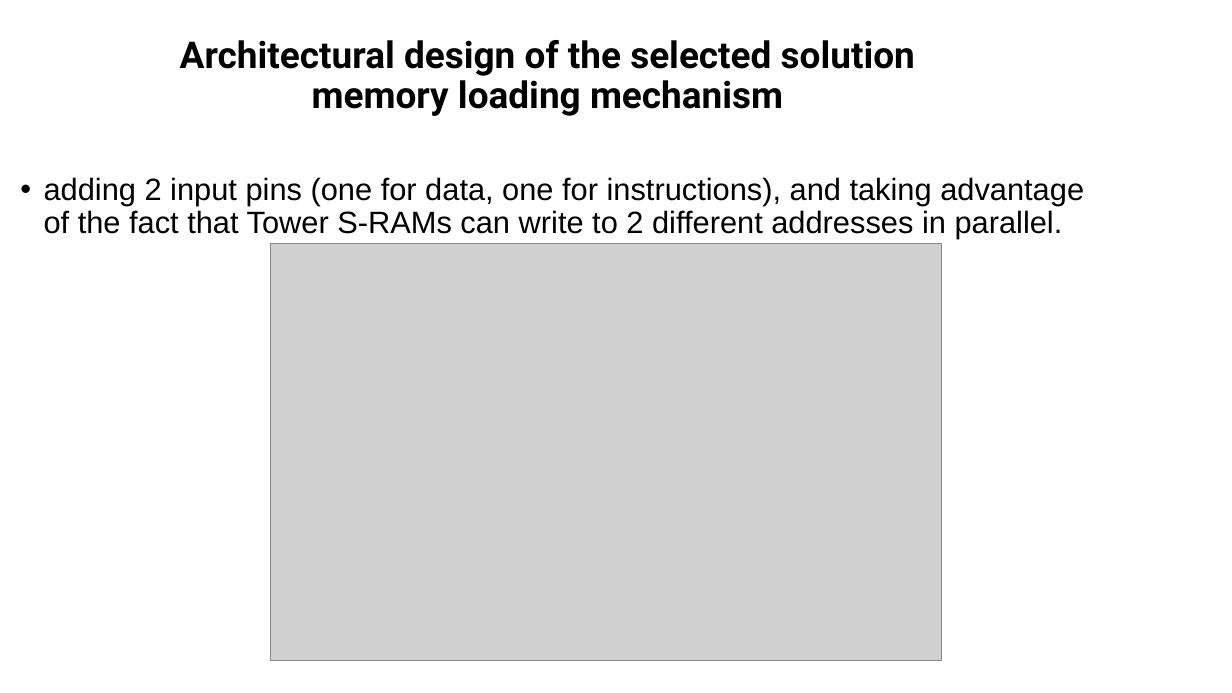
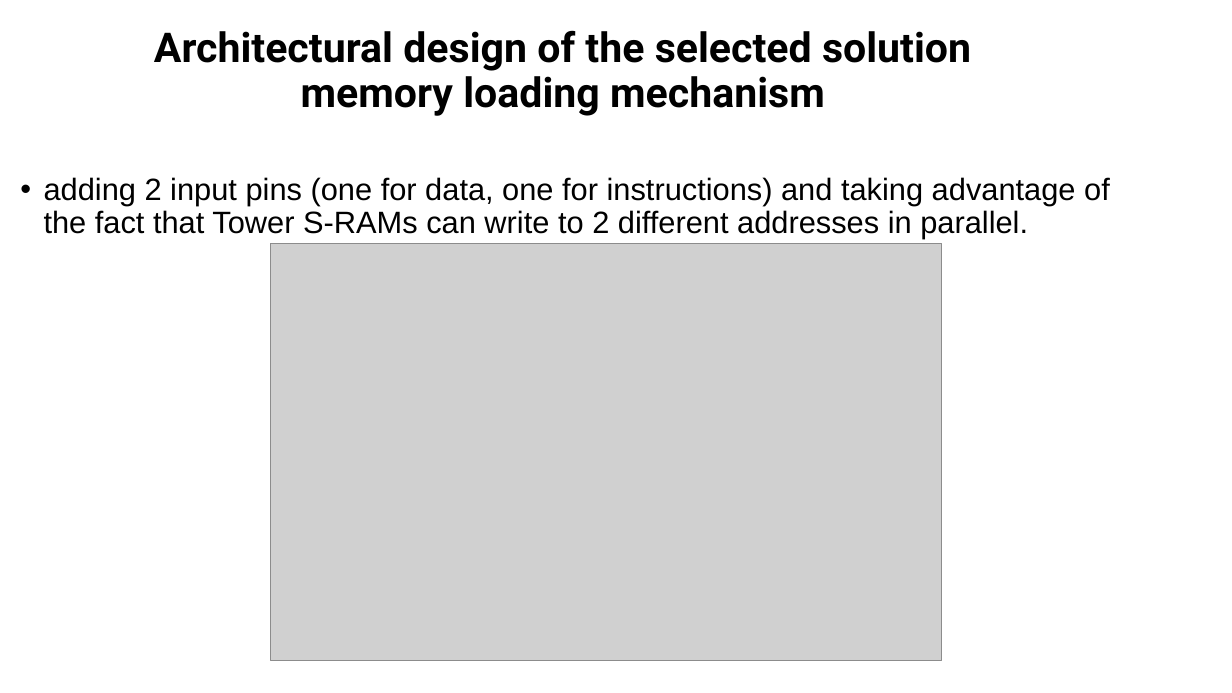
Before and after one commit to muhammad0bi/044169_project_B, a slide deck: slide 11 of Presintaions and Reports/Final presentaion VLSI project 7880.pptx. Drawn at 1232x693 pixels with LibreOffice and Linux fonts; fonts in the diff are those of the drawing; grey boxes stand for pictures. Boxes give left, top, right and bottom in pixels: in the first picture for what was removed or moved away, otherwise in the second. Text is boxed around its words. In the diff, an @@ line names an element or a change of style, - is before the commit and + after.

```diff
--- a/Presintaions and Reports/Final presentaion VLSI project 7880.pptx
+++ b/Presintaions and Reports/Final presentaion VLSI project 7880.pptx
@@ title "Architectural design of the selected ...": place and size @@
-title "Architectural design of the selected ..." at (180, 40, 915, 116)
+title "Architectural design of the selected ..." at (154, 30, 971, 116)
@@ title "Architectural design of the selected ..." at (154, 30, 971, 116): size 28.8 to 32 pt @@
@@ text at (44, 177, 1110, 239): text changed @@
-• adding 2 input pins (one for data, one for instructions), and taking advantage of the fact that Tower S-RAMs can write to 2 different addresses in parallel.
+• adding 2 input pins (one for data, one for instructions) and taking advantage of the fact that Tower S-RAMs can write to 2 different addresses in parallel.
```
Also in this commit, not shown: 23 other slides changed.
